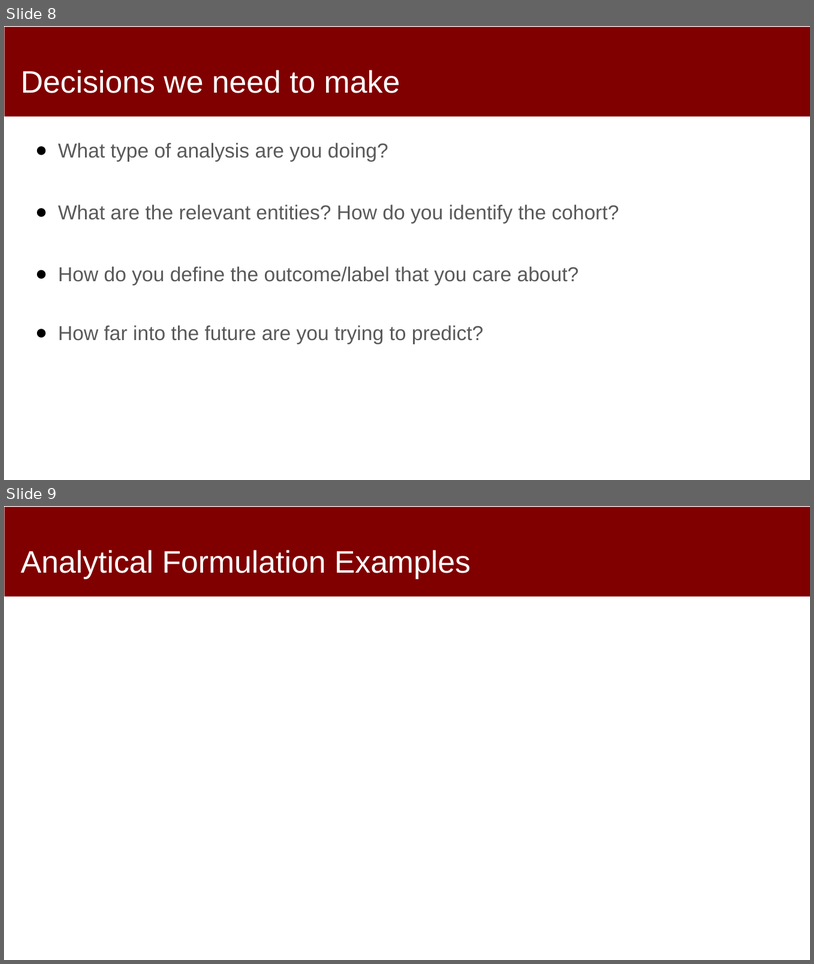
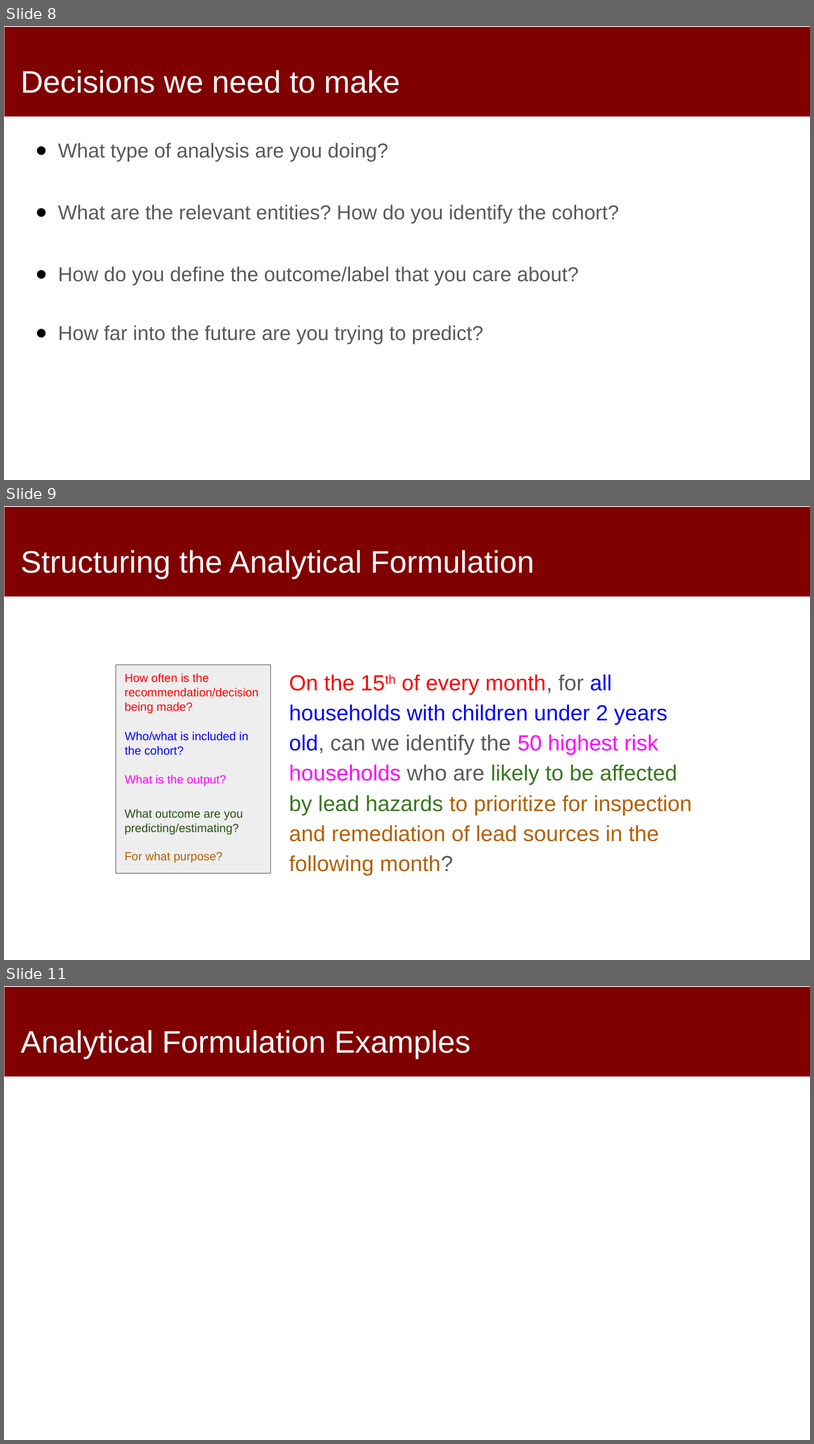
Before and after one commit to dssg/mlforpublicpolicylab, a slide deck: 03 - Data Exploration, Analytical Formulation, and Baselines/formulation-and-baselines.pptx. Shown one above the other, each under a label of ours: slides 8 and 9 before the commit, slides 8, 9 and 11 after it; the slides between them are not shown. The pictures are 814x964 and 814x1444 pixels, drawn with LibreOffice and Linux fonts; fonts in the diff are those of the drawing. Boxes give left, top, right and bottom in pixels: in the first picture for what was removed or moved away, otherwise in the second. Text is boxed around its words. In the diff, an @@ line names an element or a change of style, - is before the commit and + after.

Commit message:
formulation template

```diff
--- a/03 - Data Exploration, Analytical Formulation, and Baselines/formulation-and-baselines.pptx
+++ b/03 - Data Exploration, Analytical Formulation, and Baselines/formulation-and-baselines.pptx
@@ slide 9 added at (4, 506, 810, 960), background #FFFFFF; not listed: 1 template element that a slide beside it also shows @@
@@ title added at (21, 550, 534, 579), 37 pt, text #FFFFFF @@
+Structuring the Analytical Formulation
@@ rectangle added at (116, 664, 271, 873), fill #EEEEEE, outline #595959 0.75 pt @@
@@ text added at (125, 673, 259, 713), 14 pt, text #FF0000 @@
+How often is the recommendation/decision being made?
@@ text added at (289, 674, 692, 876), 26 pt, text #B45F06 @@
+On the 15th of every month, for all households with children under 2 years old, can we identify the 50 highest risk households who are likely to be affected by lead hazards to prioritize for inspection and remediation of lead sources in the following month?
@@ text added at (125, 731, 248, 755), 14 pt, text #0000FF @@
+Who/what is included in the cohort?
@@ text added at (125, 774, 226, 786), 14 pt, text #FF00FF @@
+What is the output?
@@ text added at (125, 808, 243, 862), 14 pt, text #274E13 @@
+What outcome are you predicting/estimating?
+For what purpose?
@@ what was slide 9 is now slide 11 @@
```
Also in this commit, not shown: 4 other slides added.
